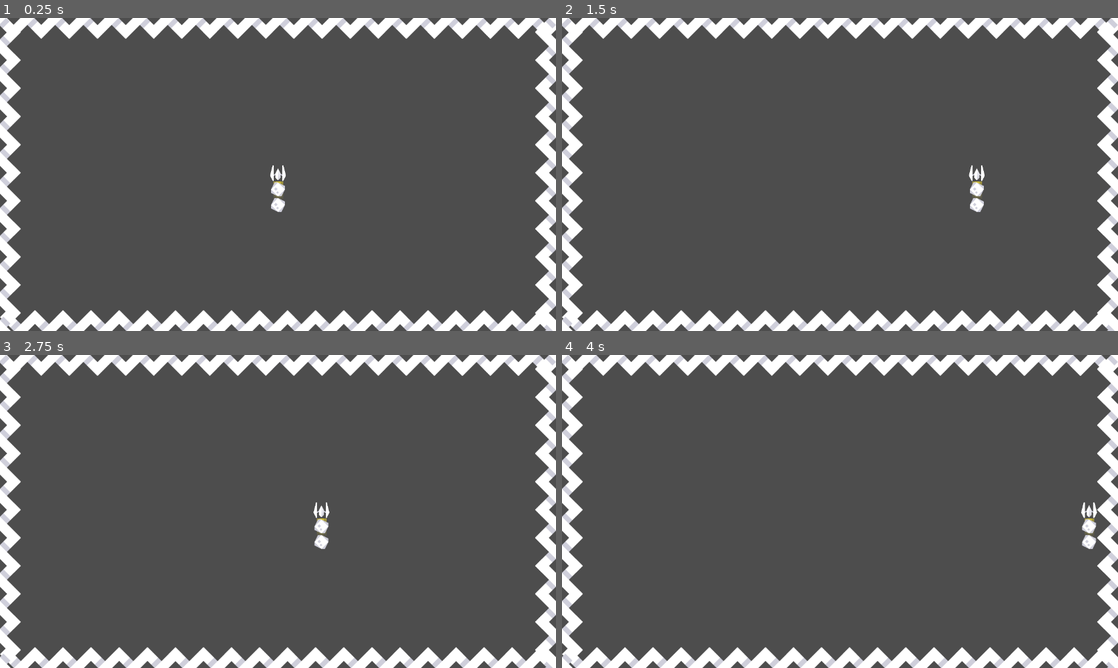
Above: before the commit, frames 1-4 (two rows, left to right).
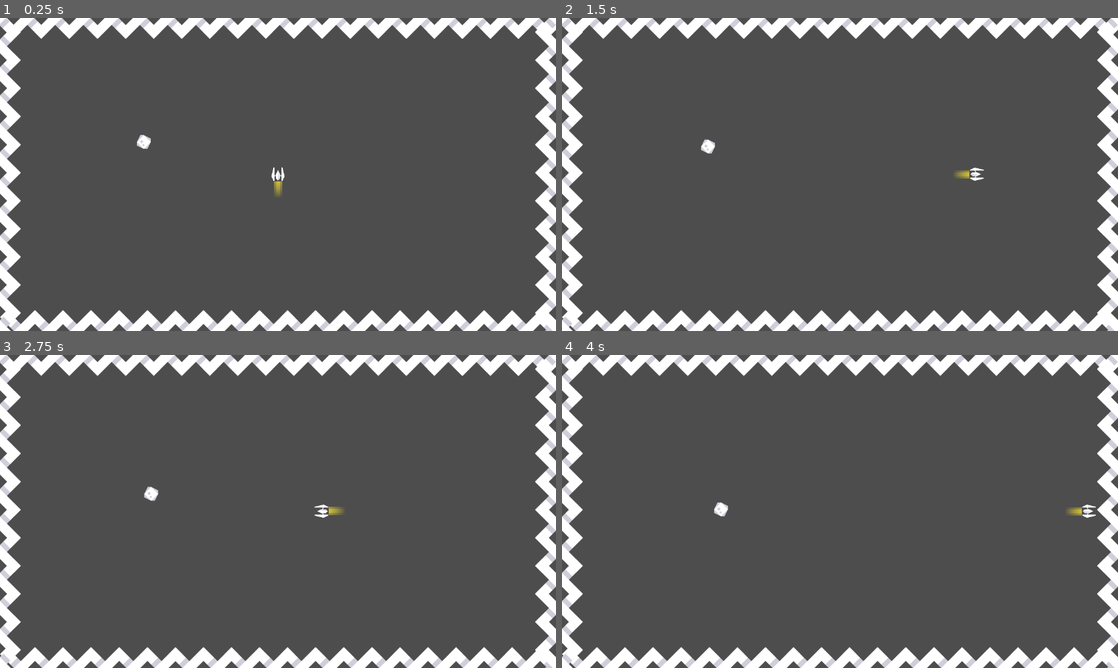
Above: after the commit, the same moments.

Repository: gusfravo/snake_game
Game: Godot game, scene res://src/space/space.tscn
Same seed, same stepped clock (60 frames per second), same inputs: the game is played once before the commit and once after it.
Inputs:
- Up to frame 1 (0.25 s): no input
- Up to frame 2 (1.5 s): tap Enter (ui_accept) at 0.5, 1.35 s; hold Enter (ui_accept) 0.53-1.28 s; hold Right (ui_right) from 0.53 s (still down)
- Up to frame 3 (2.75 s): tap Enter (ui_accept) at 1.52, 1.82 s; release Right (ui_right) at 2.03 s; hold Left (ui_left) from 2.03 s (still down); hold Enter (ui_accept) from 2.03 s (still down)
- Up to frame 4 (4 s): release Left (ui_left) at 2.78 s; release Enter (ui_accept) at 2.78 s; hold Right (ui_right) from 2.78 s (still down); tap Enter (ui_accept) at 2.85, 3.02, 3.32 s; hold Enter (ui_accept) from 3.53 s (still down)

The runs differ from the first frame. In frame 1, 0.3% of the frame differs, in the area x 24-52%, y 37-62%; in frame 2, 0.4%; in frame 3, 0.4%; in frame 4, 0.4%, in the area x 27-97%, y 46-62%.

Commit message:
feat - se agrega logica para crear ateroides

Diff:
--- a/project.godot
+++ b/project.godot
@@ -24,9 +24,19 @@
 
 project/assembly_name="snake"
 
+[layer_names]
+
+2d_render/layer_1="Edge"
+2d_render/layer_2="Ship"
+2d_render/layer_3="Asteroid"
+2d_physics/layer_1="Edge"
+2d_physics/layer_2="Ship"
+2d_physics/layer_3="Asteroid"
+
 [physics]
 
-2d/default_gravity_vector=Vector2(0, 0)
+2d/default_gravity=10.0
+2d/default_gravity_vector=Vector2(0.5, 1)
 
 [rendering]
 
--- /dev/null
+++ b/src/asteroid/asteroid.gd
@@ -0,0 +1,27 @@
+class_name Asteroid
+
+extends RigidBody2D
+
+signal new_asteroid()
+
+
+# Called when the node enters the scene tree for the first time.
+#func _ready() -> void:
+#	pass # Replace with function body.
+
+
+# Called every frame. 'delta' is the elapsed time since the previous frame.
+#func _process(delta: float) -> void:
+#	pass
+
+
+func _on_body_entered(body: Node) -> void:
+	if body is Snake:
+		print("[Asteroid] - - Impactado")
+		generateNewAsteroid()
+		queue_free()
+
+func generateNewAsteroid() -> void:
+	print("[Asteroid] - - New Asteroid");
+	new_asteroid.emit()
+	pass
--- a/src/asteroid/asteroid.tscn
+++ b/src/asteroid/asteroid.tscn
@@ -1,15 +1,25 @@
-[gd_scene load_steps=3 format=3 uid="uid://ca1xynp8xd3uu"]
+[gd_scene load_steps=4 format=3 uid="uid://ca1xynp8xd3uu"]
 
 [ext_resource type="Texture2D" uid="uid://dpcmxr1ptn1fm" path="res://assets/img/meteor.png" id="1_6ugoe"]
+[ext_resource type="Script" path="res://src/asteroid/asteroid.gd" id="1_51y1r"]
 
-[sub_resource type="CircleShape2D" id="CircleShape2D_j5xfr"]
-radius = 18.0
+[sub_resource type="CircleShape2D" id="CircleShape2D_c2j7c"]
+radius = 15.5081
 
 [node name="Asteroid" type="RigidBody2D"]
+collision_layer = 4
+collision_mask = 3
+can_sleep = false
+contact_monitor = true
+max_contacts_reported = 10
+script = ExtResource("1_51y1r")
 
 [node name="Meteor" type="Sprite2D" parent="."]
 scale = Vector2(0.5, 0.5)
 texture = ExtResource("1_6ugoe")
 
 [node name="CollisionShape2D" type="CollisionShape2D" parent="."]
-shape = SubResource("CircleShape2D_j5xfr")
+position = Vector2(0.5, 0.5)
+shape = SubResource("CircleShape2D_c2j7c")
+
+[connection signal="body_entered" from="." to="." method="_on_body_entered"]
--- a/src/snake/snake.gd
+++ b/src/snake/snake.gd
@@ -14,8 +14,10 @@
 	if not is_on_floor():
 		velocity += get_gravity() * delta
 
-	# Handle jump.
-	if Input.is_action_pressed("ui_accept"):
+	var onPressTurbo = Input.is_action_pressed("ui_accept")
+
+	# Handle turbo.
+	if onPressTurbo:
 		SPEED = TURBO
 	else:
 		SPEED = NORMAL_SPEED
@@ -26,12 +28,22 @@
 	var direction_x := Input.get_axis("ui_left", "ui_right")
 	if direction_x:
 		velocity.x = direction_x * SPEED
+		if direction_x == 1 :
+			animation_player.play("turn_right",-1,1.0,true)
+		else:
+			animation_player.play("turn_left",-1,1.0,true)
+
 	else:
 		velocity.x = move_toward(velocity.x, 0, SPEED)
 
 	var direction_y := Input.get_axis("ui_up", "ui_down")
 	if direction_y:
 		velocity.y = direction_y * SPEED
+		if direction_y == 1 :
+			animation_player.play("turn_down",-1,1.0,true)
+		else:
+			animation_player.play("turn_up",-1,1.0,true)
+
 	else:
 		velocity.y = move_toward(velocity.y, 0, SPEED)
 
@@ -41,3 +53,9 @@
 func checkIsOnTurbo() -> void:
 
 	pass
+
+
+
+func _on_area_2d_body_entered(body: Node2D) -> void:
+	print("AREA steroide grande")
+	pass # Replace with function body.
--- a/src/snake/snake.tscn
+++ b/src/snake/snake.tscn
@@ -1,108 +1,143 @@
-[gd_scene load_steps=12 format=3 uid="uid://dmp71pd7msgr2"]
+[gd_scene load_steps=15 format=3 uid="uid://dmp71pd7msgr2"]
 
 [ext_resource type="Script" path="res://src/snake/snake.gd" id="1_0i7es"]
 [ext_resource type="Texture2D" uid="uid://drfwufhxv7o2m" path="res://assets/img/ship.png" id="1_urd1e"]
 [ext_resource type="Texture2D" uid="uid://c8vdkk0uqehc8" path="res://assets/img/effect_yellow.png" id="2_7e0pv"]
-[ext_resource type="PackedScene" uid="uid://ca1xynp8xd3uu" path="res://src/asteroid/asteroid.tscn" id="2_rq0pb"]
 [ext_resource type="Texture2D" uid="uid://bcgsmo88xf7fj" path="res://assets/img/effect_purple.png" id="3_1d5p4"]
 
-[sub_resource type="RectangleShape2D" id="RectangleShape2D_wvx2i"]
-size = Vector2(106, 106)
+[sub_resource type="CircleShape2D" id="CircleShape2D_f8iv0"]
+radius = 53.4462
 
-[sub_resource type="Animation" id="Animation_06arg"]
-resource_name = "standby"
+[sub_resource type="Animation" id="Animation_cwk2k"]
+length = 0.001
+tracks/0/type = "value"
+tracks/0/imported = false
+tracks/0/enabled = true
+tracks/0/path = NodePath("Sprite2D/NormalSpeed:visible")
+tracks/0/interp = 1
+tracks/0/loop_wrap = true
+tracks/0/keys = {
+"times": PackedFloat32Array(0),
+"transitions": PackedFloat32Array(1),
+"update": 1,
+"values": [true]
+}
+tracks/1/type = "value"
+tracks/1/imported = false
+tracks/1/enabled = true
+tracks/1/path = NodePath("Sprite2D/TurboSpeed:visible")
+tracks/1/interp = 1
+tracks/1/loop_wrap = true
+tracks/1/keys = {
+"times": PackedFloat32Array(0),
+"transitions": PackedFloat32Array(1),
+"update": 1,
+"values": [false]
+}
+tracks/2/type = "value"
+tracks/2/imported = false
+tracks/2/enabled = true
+tracks/2/path = NodePath("Sprite2D:rotation")
+tracks/2/interp = 1
+tracks/2/loop_wrap = true
+tracks/2/keys = {
+"times": PackedFloat32Array(0),
+"transitions": PackedFloat32Array(1),
+"update": 0,
+"values": [0.0]
+}
 
 [sub_resource type="Animation" id="Animation_jpln6"]
 resource_name = "move"
 tracks/0/type = "value"
 tracks/0/imported = false
 tracks/0/enabled = true
-tracks/0/path = NodePath("ShipCarry:position")
+tracks/0/path = NodePath("Sprite2D/NormalSpeed:visible")
 tracks/0/interp = 1
 tracks/0/loop_wrap = true
 tracks/0/keys = {
-"times": PackedFloat32Array(0, 0.5, 1),
-"transitions": PackedFloat32Array(1, 1, 1),
-"update": 0,
-"values": [Vector2(0, 0), Vector2(0, 0), Vector2(0, 25)]
-}
-tracks/1/type = "value"
-tracks/1/imported = false
-tracks/1/enabled = true
-tracks/1/path = NodePath("NormalSpeed:visible")
-tracks/1/interp = 1
-tracks/1/loop_wrap = true
-tracks/1/keys = {
 "times": PackedFloat32Array(0, 0.5, 1),
 "transitions": PackedFloat32Array(1, 1, 1),
 "update": 1,
 "values": [false, true, true]
 }
 
+[sub_resource type="Animation" id="Animation_06arg"]
+resource_name = "standby"
+
 [sub_resource type="Animation" id="Animation_fcfsf"]
 resource_name = "turbo"
 tracks/0/type = "value"
 tracks/0/imported = false
 tracks/0/enabled = true
-tracks/0/path = NodePath("ShipCarry:position")
+tracks/0/path = NodePath("Sprite2D/TurboSpeed:visible")
 tracks/0/interp = 2
 tracks/0/loop_wrap = true
 tracks/0/keys = {
-"times": PackedFloat32Array(0, 0.5, 1),
-"transitions": PackedFloat32Array(1, 1, 1),
-"update": 0,
-"values": [Vector2(0, 0), Vector2(0, 0), Vector2(0, 70)]
-}
-tracks/1/type = "value"
-tracks/1/imported = false
-tracks/1/enabled = true
-tracks/1/path = NodePath("TurboSpeed:visible")
-tracks/1/interp = 2
-tracks/1/loop_wrap = true
-tracks/1/keys = {
 "times": PackedFloat32Array(0, 0.333333, 0.666667, 1),
 "transitions": PackedFloat32Array(1, 1, 1, 1),
 "update": 1,
 "values": [false, false, true, true]
 }
 
-[sub_resource type="Animation" id="Animation_cwk2k"]
-length = 0.001
+[sub_resource type="Animation" id="Animation_a0lme"]
+resource_name = "turn_down"
 tracks/0/type = "value"
 tracks/0/imported = false
 tracks/0/enabled = true
-tracks/0/path = NodePath("ShipCarry:position")
+tracks/0/path = NodePath("Sprite2D:rotation")
 tracks/0/interp = 1
 tracks/0/loop_wrap = true
 tracks/0/keys = {
-"times": PackedFloat32Array(0),
-"transitions": PackedFloat32Array(1),
+"times": PackedFloat32Array(0, 0.233333, 0.5, 1),
+"transitions": PackedFloat32Array(1, 1, 1, 1),
 "update": 0,
-"values": [Vector2(0, 0)]
+"values": [0.0, 0.0, 3.14159, 3.14159]
 }
-tracks/1/type = "value"
-tracks/1/imported = false
-tracks/1/enabled = true
-tracks/1/path = NodePath("NormalSpeed:visible")
-tracks/1/interp = 1
-tracks/1/loop_wrap = true
-tracks/1/keys = {
-"times": PackedFloat32Array(0),
-"transitions": PackedFloat32Array(1),
-"update": 1,
-"values": [true]
+
+[sub_resource type="Animation" id="Animation_xwsrs"]
+resource_name = "turn_left"
+tracks/0/type = "value"
+tracks/0/imported = false
+tracks/0/enabled = true
+tracks/0/path = NodePath("Sprite2D:rotation")
+tracks/0/interp = 1
+tracks/0/loop_wrap = true
+tracks/0/keys = {
+"times": PackedFloat32Array(0, 0.3, 0.5, 1),
+"transitions": PackedFloat32Array(1, 1, 1, 1),
+"update": 0,
+"values": [0.0, 0.0, -0.785398, -1.5708]
 }
-tracks/2/type = "value"
-tracks/2/imported = false
-tracks/2/enabled = true
-tracks/2/path = NodePath("TurboSpeed:visible")
-tracks/2/interp = 1
-tracks/2/loop_wrap = true
-tracks/2/keys = {
-"times": PackedFloat32Array(0),
-"transitions": PackedFloat32Array(1),
-"update": 1,
-"values": [false]
+
+[sub_resource type="Animation" id="Animation_binep"]
+resource_name = "turn_right"
+tracks/0/type = "value"
+tracks/0/imported = false
+tracks/0/enabled = true
+tracks/0/path = NodePath("Sprite2D:rotation")
+tracks/0/interp = 1
+tracks/0/loop_wrap = true
+tracks/0/keys = {
+"times": PackedFloat32Array(0, 0.3, 0.5, 1),
+"transitions": PackedFloat32Array(1, 1, 1, 1),
+"update": 0,
+"values": [0.0, 0.0, 0.785398, 1.5708]
+}
+
+[sub_resource type="Animation" id="Animation_f2vji"]
+resource_name = "turn_up"
+tracks/0/type = "value"
+tracks/0/imported = false
+tracks/0/enabled = true
+tracks/0/path = NodePath("Sprite2D:rotation")
+tracks/0/interp = 1
+tracks/0/loop_wrap = true
+tracks/0/keys = {
+"times": PackedFloat32Array(0, 1),
+"transitions": PackedFloat32Array(1, 1),
+"update": 0,
+"values": [0.0, 0.0]
 }
 
 [sub_resource type="AnimationLibrary" id="AnimationLibrary_k2a2t"]
@@ -110,35 +145,35 @@
 "RESET": SubResource("Animation_cwk2k"),
 "move": SubResource("Animation_jpln6"),
 "standby": SubResource("Animation_06arg"),
-"turbo": SubResource("Animation_fcfsf")
+"turbo": SubResource("Animation_fcfsf"),
+"turn_down": SubResource("Animation_a0lme"),
+"turn_left": SubResource("Animation_xwsrs"),
+"turn_right": SubResource("Animation_binep"),
+"turn_up": SubResource("Animation_f2vji")
 }
 
 [node name="Snake" type="CharacterBody2D"]
+collision_layer = 2
+collision_mask = 5
 script = ExtResource("1_0i7es")
 
 [node name="Sprite2D" type="Sprite2D" parent="."]
+position = Vector2(-3.33786e-06, -2)
+scale = Vector2(0.828125, 0.875)
 texture = ExtResource("1_urd1e")
 
-[node name="CollisionShape2D" type="CollisionShape2D" parent="."]
-position = Vector2(0, 1)
-shape = SubResource("RectangleShape2D_wvx2i")
-
-[node name="NormalSpeed" type="Sprite2D" parent="."]
+[node name="NormalSpeed" type="Sprite2D" parent="Sprite2D"]
 position = Vector2(2, 118)
 texture = ExtResource("2_7e0pv")
 
-[node name="TurboSpeed" type="Sprite2D" parent="."]
+[node name="TurboSpeed" type="Sprite2D" parent="Sprite2D"]
 visible = false
 position = Vector2(0, 118)
 texture = ExtResource("3_1d5p4")
 
-[node name="ShipCarry" type="Node2D" parent="."]
-
-[node name="Asteroid" parent="ShipCarry" instance=ExtResource("2_rq0pb")]
-position = Vector2(0, 95)
-
-[node name="Asteroid2" parent="ShipCarry" instance=ExtResource("2_rq0pb")]
-position = Vector2(0, 170)
+[node name="CollisionShape2D" type="CollisionShape2D" parent="."]
+position = Vector2(-0.5, -1.5)
+shape = SubResource("CircleShape2D_f8iv0")
 
 [node name="AnimationPlayer" type="AnimationPlayer" parent="."]
 libraries = {
--- /dev/null
+++ b/src/space/space.gd
@@ -0,0 +1,35 @@
+extends Node2D
+
+const SCENE_ASTEROID = preload("res://src/asteroid/asteroid.tscn")
+const WIDTH = 1200
+const HITH = 620
+
+# Called when the node enters the scene tree for the first time.
+func _ready() -> void:
+	pass # Replace with function body.
+
+
+# Called every frame. 'delta' is the elapsed time since the previous frame.
+func _process(delta: float) -> void:
+	pass
+
+
+#funcionalidad para genera un nuevo asteroid
+func addNewAsteroid() -> void:
+	print("[SPACE] - Creando asteroide")
+	var instance_asteroid = SCENE_ASTEROID.instantiate();
+	#generate position ramdom
+	var rngx = RandomNumberGenerator.new()
+	var rngy = RandomNumberGenerator.new()
+	var position_x = rngx.randi_range(10, WIDTH)
+	var position_y = rngy.randi_range(10, HITH)
+	instance_asteroid.position.x = position_x
+	instance_asteroid.position.y = position_y
+	#Instanciamos la señal del asteroide
+	instance_asteroid.new_asteroid.connect(_on_asteroid_new_asteroid)
+	add_child(instance_asteroid)
+	pass
+
+
+func _on_asteroid_new_asteroid() -> void:
+	addNewAsteroid()
--- a/src/space/space.tscn
+++ b/src/space/space.tscn
@@ -1,9 +1,12 @@
-[gd_scene load_steps=3 format=3 uid="uid://gjhgsb2a41em"]
+[gd_scene load_steps=5 format=3 uid="uid://gjhgsb2a41em"]
 
 [ext_resource type="PackedScene" uid="uid://bi8vvrhsgpstp" path="res://src/edge/edge.tscn" id="1_i0led"]
+[ext_resource type="Script" path="res://src/space/space.gd" id="1_mit6w"]
 [ext_resource type="PackedScene" uid="uid://dmp71pd7msgr2" path="res://src/snake/snake.tscn" id="2_6inaw"]
+[ext_resource type="PackedScene" uid="uid://ca1xynp8xd3uu" path="res://src/asteroid/asteroid.tscn" id="3_ftbxq"]
 
 [node name="Space" type="Node2D"]
+script = ExtResource("1_mit6w")
 
 [node name="limits" type="Node2D" parent="."]
 
@@ -30,3 +33,9 @@
 [node name="Snake" parent="." instance=ExtResource("2_6inaw")]
 position = Vector2(640, 360)
 scale = Vector2(0.35, 0.35)
+collision_mask = 7
+
+[node name="Asteroid" parent="." instance=ExtResource("3_ftbxq")]
+position = Vector2(331, 285)
+
+[connection signal="new_asteroid" from="Asteroid" to="." method="_on_asteroid_new_asteroid"]
